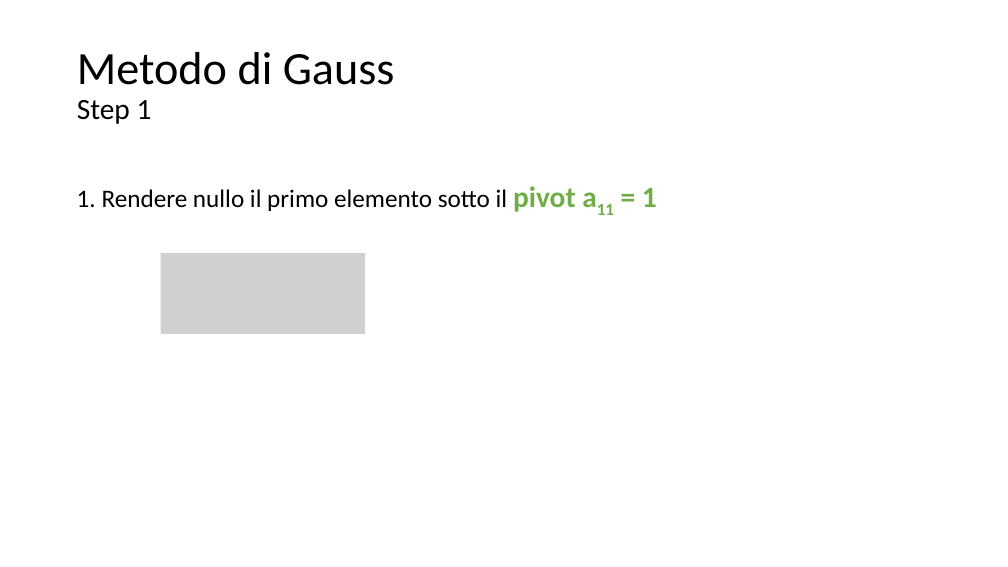
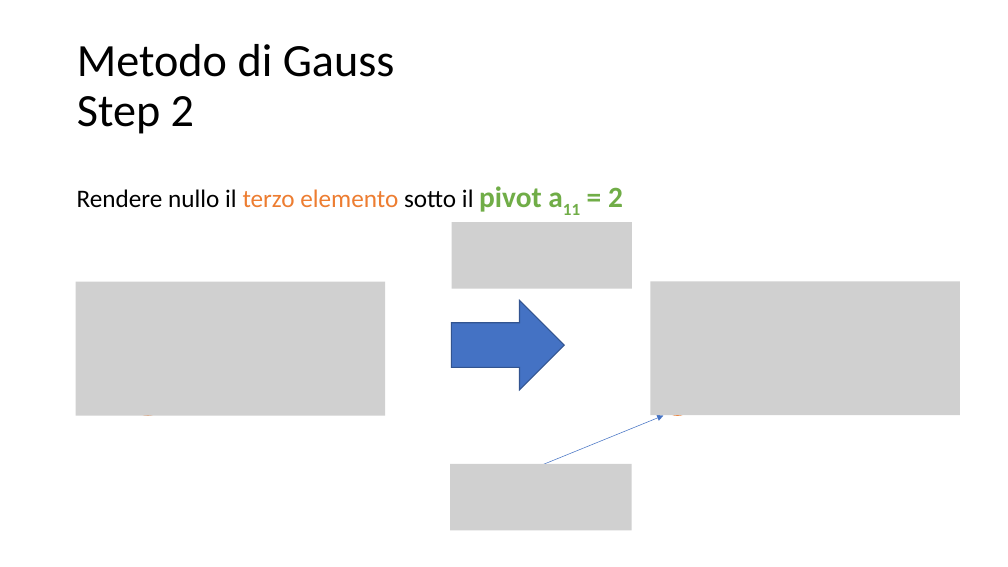
Before and after one commit to matteodelv/GaussLinearSystems, a slide deck: slide 30 of Presentazione.pptx (slide 15 before the commit). Drawn at 1008x567 pixels with LibreOffice and Linux fonts; fonts in the diff are those of the drawing; grey boxes stand for pictures. Boxes give left, top, right and bottom in pixels: in the first picture for what was removed or moved away, otherwise in the second. Text is boxed around its words. In the diff, an @@ line names an element or a change of style, - is before the commit and + after.

```diff
--- a/Presentazione.pptx
+++ b/Presentazione.pptx
@@ title at (77, 44, 395, 134): text changed @@
-Metodo di Gauss
-Step 1
+Metodo di Gauss
+Step 2
@@ text at (77, 186, 623, 212): text changed @@
-1. Rendere nullo il primo elemento sotto il pivot a11 = 1
+Rendere nullo il terzo elemento sotto il pivot a11 = 2
@@ picture added at (451, 222, 631, 289) @@
@@ picture removed at (160, 253, 365, 334) @@
@@ picture added at (76, 282, 385, 416) @@
@@ picture added at (650, 281, 960, 415) @@
@@ down arrow added at (452, 301, 564, 390), fill #4472C4, outline #325491 1 pt @@
@@ ellipse added at (134, 393, 162, 416), outline #ED7D31 0.75 pt @@
@@ arrow added from (542, 465) to (664, 416), #4472C4 0.5 pt @@
@@ ellipse added at (664, 393, 692, 416), outline #ED7D31 0.75 pt @@
@@ picture added at (450, 464, 631, 530) @@
```
Also in this commit, not shown: 12 other slides changed, 18 slides added, 14 slides removed.
